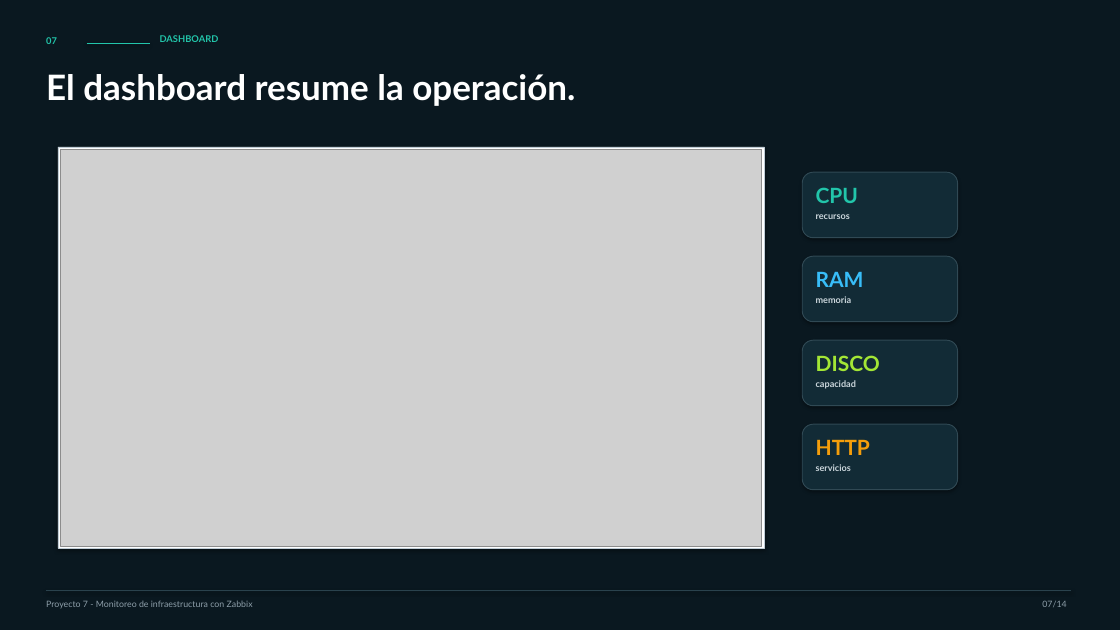
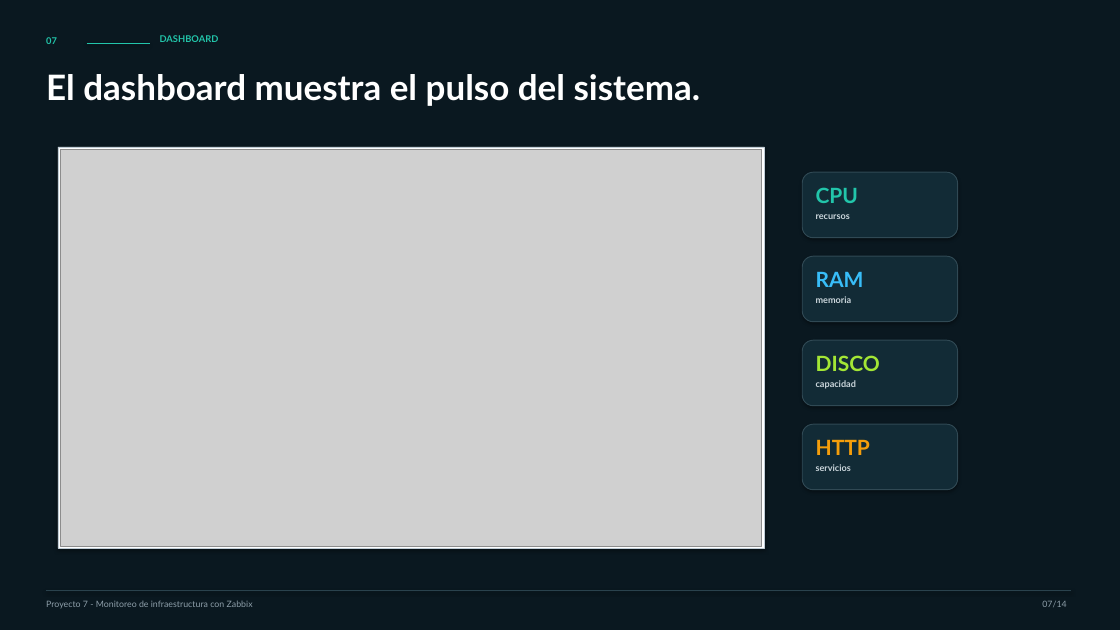
Before and after one commit to ballesterossmartsolutionssas/Proyecto7-Zabbix, a slide deck: slide 7 of entrega-final/Presentacion_Proyecto7_Zabbix.pptx. Drawn at 1120x630 pixels with LibreOffice and Linux fonts; fonts in the diff are those of the drawing; grey boxes stand for pictures. Boxes give left, top, right and bottom in pixels: in the first picture for what was removed or moved away, otherwise in the second. Text is boxed around its words. In the diff, an @@ line names an element or a change of style, - is before the commit and + after.

```diff
--- a/entrega-final/Presentacion_Proyecto7_Zabbix.pptx
+++ b/entrega-final/Presentacion_Proyecto7_Zabbix.pptx
@@ text at (46,74,700,106): text changed @@
-El dashboard resume la operación.
+El dashboard muestra el pulso del sistema.
```
Also in this commit, not shown: 13 other slides changed, 11 other files.
